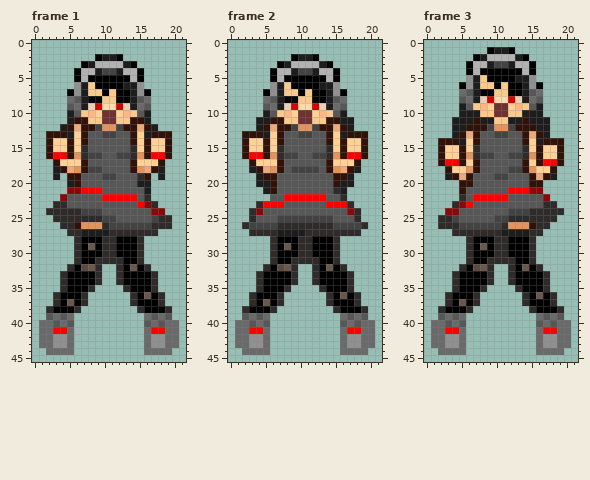
Edited in one commit: pixel-art file (Resources/Images/Boss2/Charge.aseprite). That is the earlier state.
101x70 pixels, 4 frames. Colours within 5 levels of each other are drawn and written as one. Shown: frame 1, frame 2, frame 3. The old version is drawn lined up with the new one, on the new canvas. The commit also changed other frames, which this record leaves out.
New version:
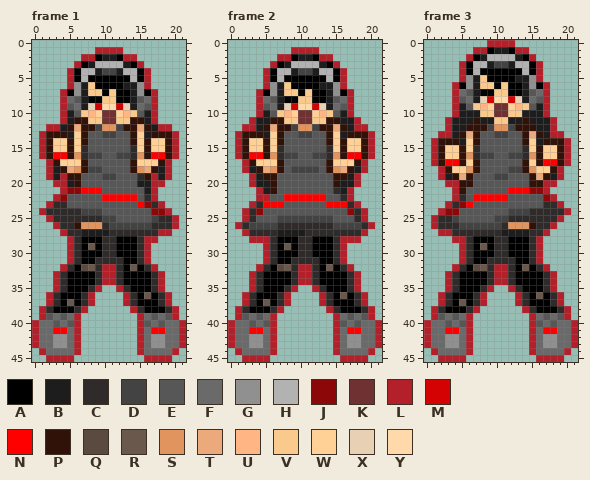
Palette (. is transparent): A #000000  B #1d1d1d  C #302b2b  D #434343  E #575757  F #6a6a6a  G #909090  H #b2b2b2  J #8c0808  K #6f3131  L #b4202a  M #d40202  N #ff0000  P #301208  Q #5b4a3f  R #6a584c  S #e2945e  T #eca97c  U #ffb684  V #fac98c  W #ffd197  X #e7d0b4  Y #ffd9a9
The edit:
canvas 101x70 -> 22x46, the old top-left corner now at -36,-15 (the part of the old canvas that was cut away was empty and is not shown)
--- frame 1
@@ x 0..21 @@
  0 ......................
- 1 ......................
- 2 .........ABBA.........
- 3 .......ABHHHHBA.......
- 4 ......AHHBDDBHHA......
- 5 ......AHAAAAAAHA......
- 6 ......GBVAAAABBG......
- 7 .....AGBVVAVAABGA.....
- 8 .....FEBAAVVAABEF.....
- 9 .....EFBXMYYMXBFE.....
-10 .....BEVUWKKWUVEB.....
-11 .....BPPVVKKVVPPB.....
-12 ....BPTPPDSSDPPTPB....
-13 ..PPPBWPEEDDEEPWBPPP..
-14 ..PWWPWPEEEEEEPWPWWP..
-15 ..PWWPWCEEEEEECWPWWP..
-16 ..PNNPSCDDEEDDCSPNNP..
-17 ...PWWWPEEEEEEPWWWP...
-18 ...BPTSPDDEEEEPSTPB...
-19 ...B.PPEEEDDEEECP.B...
-20 .....BPEEEEEEEEBB.....
-21 .....JJNNNEEEEEEB.....
-22 ....JEEEEENNNNNEC.....
-23 ...CCEEEEEEEEEENJC....
-24 ..CCCCCDDDEEEEEEEJJ...
-25 ...CCCCCCCDDEEEEEDCC..
-26 ....CCPSSSCDDDDDDCCC..
-27 .....CCBBBBCCCCCCC....
-28 ......CAAACCAAAC......
-29 ......CARACCAAAC......
-30 ......CAAACCAAAC......
-31 ......CAACCCCAAC......
-32 .....CAQRC..CARAC.....
-33 ....CAAAAC..CAAAAC....
-34 ....CAAAAC..CAAAAC....
-35 ....CAAAC....CAAAC....
-36 ...CAAAC......CARAC...
-37 ...CARAC......CAAAC...
-38 ..CAAAC........CAAAC..
-39 ..EFEF..........FEFE..
-40 .FFEFE..........EFEFF.
-41 .FFNNF..........FNNFF.
-42 .FFGGF..........FGGFF.
-43 .FFGGF..........FGGFF.
-44 ..FFFF..........FFFF..
-45 ......................
+ 1 .........LLLL.........
+ 2 .......LLABBALL.......
+ 3 ......LABHHHHBAL......
+ 4 .....LAHHBDDBHHAL.....
+ 5 .....LAHAAAAAAHAL.....
+ 6 .....LGBVAAAABBGL.....
+ 7 ....LAGBVVAVAABGAL....
+ 8 ....LFEBAAVVAABEFL....
+ 9 ....LEFBXMYYMXBFEL....
+10 ....LBEVUWKKWUVEBL....
+11 ....LBPPVVKKVVPPBL....
+12 ..LLBPTPPDSSDPPTPBLL..
+13 .LPPPBWPEEDDEEPWBPPPL.
+14 .LPWWPWPEEEEEEPWPWWPL.
+15 .LPWWPWCEEEEEECWPWWPL.
+16 .LPNNPSCDDEEDDCSPNNPL.
+17 ..LPWWWPEEEEEEPWWWPL..
+18 ..LBPTSPDDEEEEPSTPBL..
+19 ..LBLPPEEEDDEEECPLBL..
+20 ...LLBPEEEEEEEEBBLL...
+21 ....LJJNNNEEEEEEBL....
+22 ...LJEEEEENNNNNECL....
+23 ..LCCEEEEEEEEEENJCL...
+24 .LCCCCCDDDEEEEEEEJJL..
+25 ..LCCCCCCCDDEEEEEDCCL.
+26 ...LCCPSSSCDDDDDDCCCL.
+27 ....LCCBBBBCCCCCCCLL..
+28 .....LCAAACCAAACLL....
+29 .....LCARACCAAACL.....
+30 .....LCAAACCAAACL.....
+31 .....LCAACCCCAACL.....
+32 ....LCAQRCLLCARACL....
+33 ...LCAAAACLLCAAAACL...
+34 ...LCAAAACLLCAAAACL...
+35 ...LCAAACL..LCAAACL...
+36 ..LCAAACL....LCARACL..
+37 ..LCARACL....LCAAACL..
+38 .LCAAACL......LCAAACL.
+39 .LEFEFL........LFEFEL.
+40 LFFEFEL........LEFEFFL
+41 LFFNNFL........LFNNFFL
+42 LFFGGFL........LFGGFFL
+43 LFFGGFL........LFGGFFL
+44 .LFFFFL........LFFFFL.
+45 ..LLLL..........LLLL..
--- frame 2
@@ x 0..21 @@
  0 ......................
- 1 ......................
- 2 .........ABBA.........
- 3 .......ABHHHHBA.......
- 4 ......AHHBDDBHHA......
- 5 ......AHAAAAAAHA......
- 6 ......GBVAAAABBG......
- 7 .....AGBVVAVAABGA.....
- 8 .....FEBAAVVAABEF.....
- 9 .....EFBXMYYMXBFE.....
-10 .....BEVUWKKWUVEB.....
-11 ....BBPPVVKKVVPPBB....
-12 ....BPTPPDSSDPPTPB....
-13 ..PPPBWPEEDDEEPWBPPP..
-14 ..PWWPWPEEEEEEPWPWWP..
-15 ..PWWPWCEEEEEECWPWWP..
-16 ..PNNPSCDDEEDDCSPNNP..
-17 ...PWWWPEEEEEEPWWWP...
-18 ...BPTSPEDDDDEPSTPB...
-19 ....BPPEEEEEEEEPPB....
-20 ....BBPEEEEEEEEPBB....
-21 .....BPEEEEEEEECB.....
-22 ......EENNNNNNEEC.....
-23 ....CNNNEEEEEENNNC....
-24 ...CJEEEEEEEEEEEEJC...
-25 ...CEEEDDDDDDDDEEEC...
-26 ..CDDDDCCCCCCCCDDDDC..
-27 ...CCCCBBBBCCCCCCCC...
-28 ......CAAACCAAAC......
-29 ......CARACCAAAC......
-30 ......CAAACCAAAC......
-31 ......CAACCCCAAC......
-32 .....CAQRC..CARAC.....
-33 ....CAAAAC..CAAAAC....
-34 ....CAAAAC..CAAAAC....
-35 ....CAAAC....CAAAC....
-36 ...CAAAC......CARAC...
-37 ...CARAC......CAAAC...
-38 ..CAAAC........CAAAC..
-39 ..EFEF..........FEFE..
-40 .FFEFE..........EFEFF.
-41 .FFNNF..........FNNFF.
-42 .FFGGF..........FGGFF.
-43 .FFGGF..........FGGFF.
-44 ..FFFF..........FFFF..
-45 ......................
+ 1 .........LLLL.........
+ 2 .......LLABBALL.......
+ 3 ......LABHHHHBAL......
+ 4 .....LAHHBDDBHHAL.....
+ 5 .....LAHAAAAAAHAL.....
+ 6 .....LGBVAAAABBGL.....
+ 7 ....LAGBVVAVAABGAL....
+ 8 ....LFEBAAVVAABEFL....
+ 9 ....LEFBXMYYMXBFEL....
+10 ....LBEVUWKKWUVEBL....
+11 ...LBBPPVVKKVVPPBBL...
+12 ..LLBPTPPDSSDPPTPBLL..
+13 .LPPPBWPEEDDEEPWBPPPL.
+14 .LPWWPWPEEEEEEPWPWWPL.
+15 .LPWWPWCEEEEEECWPWWPL.
+16 .LPNNPSCDDEEDDCSPNNPL.
+17 ..LPWWWPEEEEEEPWWWPL..
+18 ..LBPTSPEDDDDEPSTPBL..
+19 ...LBPPEEEEEEEEPPBL...
+20 ...LBBPEEEEEEEEPBBL...
+21 ....LBPEEEEEEEECBL....
+22 ....LLEENNNNNNEECL....
+23 ...LCNNNEEEEEENNNCL...
+24 ..LCJEEEEEEEEEEEEJCL..
+25 ..LCEEEDDDDDDDDEEECL..
+26 .LCDDDDCCCCCCCCDDDDCL.
+27 ..LCCCCBBBBCCCCCCCCL..
+28 ...LLLCAAACCAAACLLL...
+29 .....LCARACCAAACL.....
+30 .....LCAAACCAAACL.....
+31 .....LCAACCCCAACL.....
+32 ....LCAQRCLLCARACL....
+33 ...LCAAAACLLCAAAACL...
+34 ...LCAAAACLLCAAAACL...
+35 ...LCAAACL..LCAAACL...
+36 ..LCAAACL....LCARACL..
+37 ..LCARACL....LCAAACL..
+38 .LCAAACL......LCAAACL.
+39 .LEFEFL........LFEFEL.
+40 LFFEFEL........LEFEFFL
+41 LFFNNFL........LFNNFFL
+42 LFFGGFL........LFGGFFL
+43 LFFGGFL........LFGGFFL
+44 .LFFFFL........LFFFFL.
+45 ..LLLL..........LLLL..
--- frame 3
@@ x 0..21 @@
- 0 ......................
- 1 .........ABBA.........
- 2 .......ABHHHHBA.......
- 3 ......AHHBDDBHHA......
- 4 ......AHAAAAAAHA......
- 5 ......GBVAAAABBG......
- 6 .....AGBVVAVAABGA.....
- 7 .....FEBAAVVAABEF.....
- 8 .....EFBXMYYMXBFE.....
- 9 .....BEVUWKKWUVEB.....
-10 .....BBBVVKKVVBBB.....
-11 ....BBBPBBVVBBPBBB....
-12 ....BBPPPDSSDPPPBB....
-13 ....BPTPEEDDEEPTPB....
-14 ..PPPBWPEEEEEEPWBPPP..
-15 ..PWWPWCEEEEEECWPWWP..
-16 ..PWWPSCDDEEDDCSPWWP..
-17 ..PNNPWPEEEEEEPWPNNP..
-18 ...PWWSPEEEEDDPSWWP...
-19 ...BPTPEEEDDEEEPTPB...
-20 .....PPEEEEEEEEPP.....
-21 .....PEEEEEENNNJJ.....
-22 .....CENNNNNEEEEEJ....
-23 ....CJNEEEEEEEEEECC...
-24 ...JJEEEEEEEDDDCCCCC..
-25 ..CCDEEEEEDDCCCCCCC...
-26 ..CCCDDDDDDCSSSPCC....
-27 ....CCCCCCCBBBBCC.....
-28 ......CAAACCAAAC......
-29 ......CARACCAAAC......
-30 ......CAAACCAAAC......
-31 ......CAACCCCAAC......
-32 .....CAQRC..CARAC.....
-33 ....CAAAAC..CAAAAC....
-34 ....CAAAAC..CAAAAC....
-35 ....CAAAC....CAAAC....
-36 ...CAAAC......CARAC...
-37 ...CARAC......CAAAC...
-38 ..CAAAC........CAAAC..
-39 ..EFEF..........FEFE..
-40 .FFEFE..........EFEFF.
-41 .FFNNF..........FNNFF.
-42 .FFGGF..........FGGFF.
-43 .FFGGF..........FGGFF.
-44 ..FFFF..........FFFF..
-45 ......................
+ 0 .........LLLL.........
+ 1 .......LLABBALL.......
+ 2 ......LABHHHHBAL......
+ 3 .....LAHHBDDBHHAL.....
+ 4 .....LAHAAAAAAHAL.....
+ 5 .....LGBVAAAABBGL.....
+ 6 ....LAGBVVAVAABGAL....
+ 7 ....LFEBAAVVAABEFL....
+ 8 ....LEFBXMYYMXBFEL....
+ 9 ....LBEVUWKKWUVEBL....
+10 ....LBBBVVKKVVBBBL....
+11 ...LBBBPBBVVBBPBBBL...
+12 ...LBBPPPDSSDPPPBBL...
+13 ..LLBPTPEEDDEEPTPBLL..
+14 .LPPPBWPEEEEEEPWBPPPL.
+15 .LPWWPWCEEEEEECWPWWPL.
+16 .LPWWPSCDDEEDDCSPWWPL.
+17 .LPNNPWPEEEEEEPWPNNPL.
+18 ..LPWWSPEEEEDDPSWWPL..
+19 ..LBPTPEEEDDEEEPTPBL..
+20 ...LLPPEEEEEEEEPPLL...
+21 ....LPEEEEEENNNJJL....
+22 ....LCENNNNNEEEEEJL...
+23 ...LCJNEEEEEEEEEECCL..
+24 ..LJJEEEEEEEDDDCCCCCL.
+25 .LCCDEEEEEDDCCCCCCCL..
+26 .LCCCDDDDDDCSSSPCCL...
+27 ..LLCCCCCCCBBBBCCL....
+28 ....LLCAAACCAAACL.....
+29 .....LCARACCAAACL.....
+30 .....LCAAACCAAACL.....
+31 .....LCAACCCCAACL.....
+32 ....LCAQRCLLCARACL....
+33 ...LCAAAACLLCAAAACL...
+34 ...LCAAAACLLCAAAACL...
+35 ...LCAAACL..LCAAACL...
+36 ..LCAAACL....LCARACL..
+37 ..LCARACL....LCAAACL..
+38 .LCAAACL......LCAAACL.
+39 .LEFEFL........LFEFEL.
+40 LFFEFEL........LEFEFFL
+41 LFFNNFL........LFNNFFL
+42 LFFGGFL........LFGGFFL
+43 LFFGGFL........LFGGFFL
+44 .LFFFFL........LFFFFL.
+45 ..LLLL..........LLLL..
